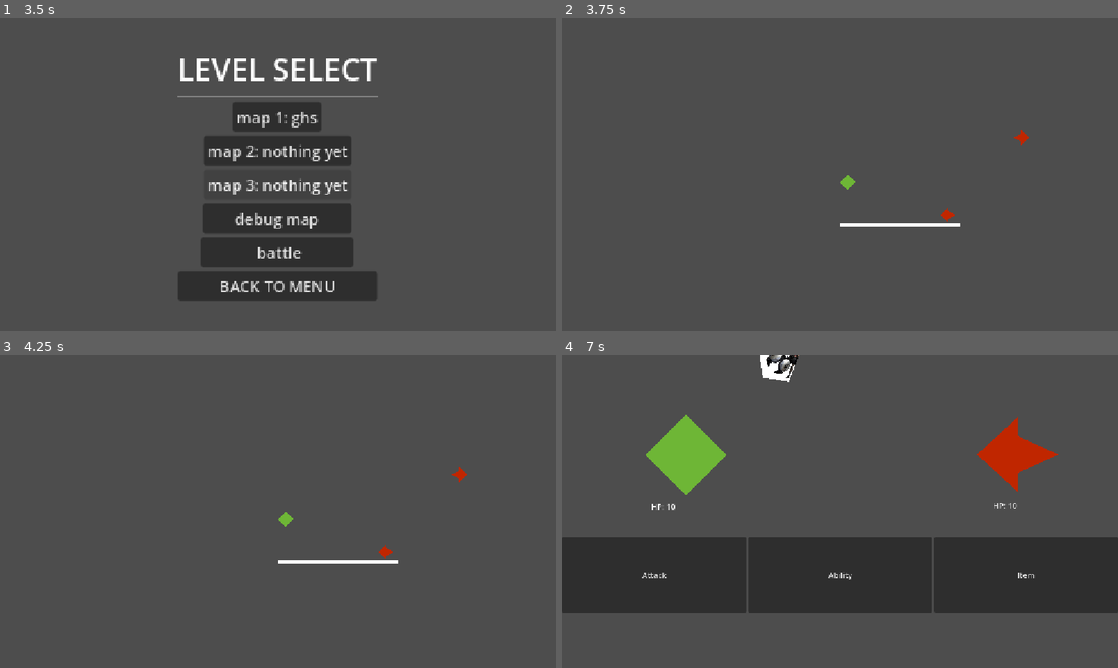
Above: before the commit, frames 1-4 (two rows, left to right).
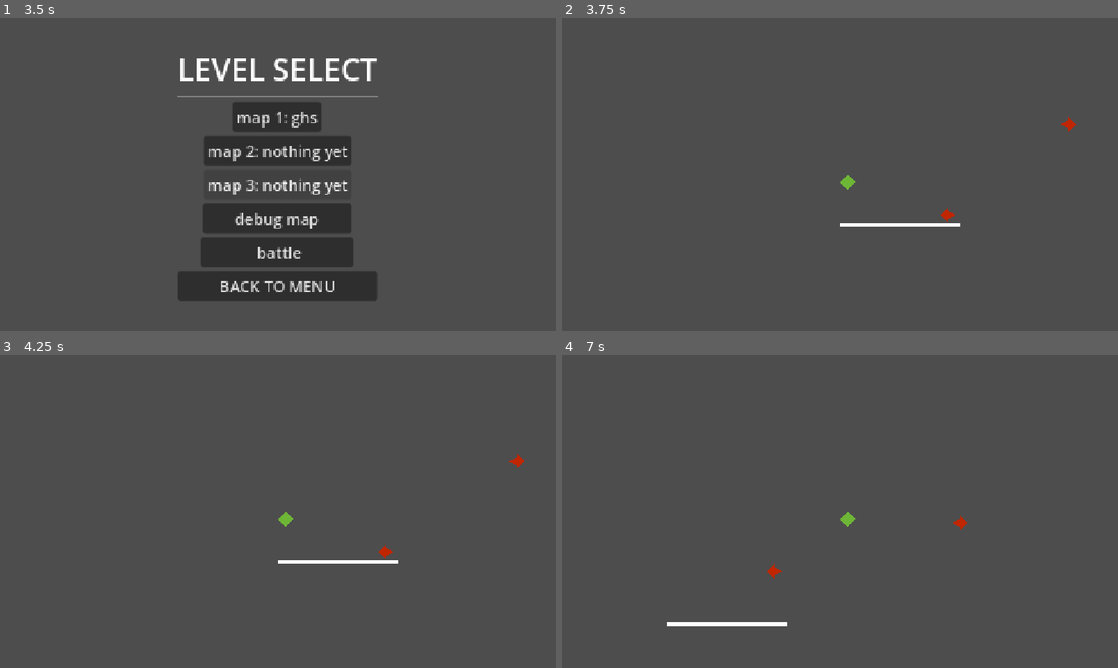
Above: after the commit, the same moments.

Repository: losanders6891/godotStuff
Game: Godot game, scene res://scenes/MainMenu.tscn
The game is run twice, just before and just after one commit, with the same random seed, the same clock (stepped at 60 frames per second) and the same inputs. The engine's default icon, where the game draws it, is replaced by a stand-in: a white triangle on a blue panel in a dark square.
Inputs:
- Up to frame 1 (3.5 s): click "LEVEL SELECT" at 0.5 s; click "map 1: ghs" at 1.25 s; click "map 2: nothing yet" at 2 s; click "map 3: nothing yet" at 2.75 s
- Up to frame 2 (3.75 s): click "debug map" at 3.5 s
- Up to frame 3 (4.25 s): no input
- Up to frame 4 (7 s): tap Enter at 4.25 s; hold D (right) 4.28-5.03 s; hold S (backward) 5.03-5.78 s; hold D (right) 5.78-6.53 s; hold W (forward) from 6.53 s (still down)

Frame 1 is identical in both runs. In frame 2, 0.1% of the frame differs, in the area x 81-93%, y 31-41%; in frame 3, 0.1%; in frame 4, 28%, in the area x 0-100%, y 0-87%.

Commit message:
FINISHED BASIC ENEMY MOVEMENT

Diff:
--- /dev/null
+++ b/worse-hell/scenes/enemies/true_enemy_T2.gd
@@ -0,0 +1,15 @@
+extends CharacterBody2D
+
+#@onready var path_follow : PathFollow2D = $Node2D/Path2D/PathFollow2D
+
+@export_category("battle stats")
+@export var health:int = 10
+@export var damage:int = 1
+var speed:int = 5
+var direction:int = 1
+
+@export var battle_Scene:PackedScene
+
+func _process(delta: float) -> void:
+
+	get_parent().progress += speed * delta
--- a/worse-hell/scenes/levels/testLevel.tscn
+++ b/worse-hell/scenes/levels/testLevel.tscn
@@ -7,6 +7,7 @@
 [ext_resource type="Texture2D" uid="uid://dag4dssygat8n" path="res://sprites/the heavy.jpeg" id="5_xc5bg"]
 [ext_resource type="Texture2D" uid="uid://8nww4rliroie" path="res://sprites/misc/icon.svg" id="6_3fwgh"]
 [ext_resource type="Texture2D" uid="uid://baqlkmoirfym4" path="res://sprites/misc/Digital_Reproduction_of_the_Know-Nothing_Party_Flag.png" id="7_4a472"]
+[ext_resource type="Script" uid="uid://c1cb65od7n20v" path="res://scenes/enemies/true_enemy_T2.gd" id="8_ipuiq"]
 
 [sub_resource type="RectangleShape2D" id="RectangleShape2D_g1tb1"]
 size = Vector2(62, 2)
@@ -2461,11 +2462,11 @@
 sources/2 = SubResource("TileSetAtlasSource_7r5sg")
 sources/3 = SubResource("TileSetAtlasSource_m5hap")
 
-[sub_resource type="Curve2D" id="Curve2D_nyx1m"]
+[sub_resource type="Curve2D" id="Curve2D_snsj5"]
 _data = {
-"points": PackedVector2Array(0, 0, 0, 0, 142, -48, 0, 0, 0, 0, 51, -48)
+"points": PackedVector2Array(0, 0, 0, 0, -6.5, -10.5, 0, 0, 0, 0, -24.500004, -10.499997, 0, 0, 0, 0, -24.500004, -21.999996, 0, 0, 0, 0, -6.500004, -21.999998, 0, 0, 0, 0, -6.500004, -10.499999)
 }
-point_count = 2
+point_count = 5
 
 [node name="level_1" type="Node2D" unique_id=1222247484]
 
@@ -2506,31 +2507,38 @@
 tile_map_data = PackedByteArray("AACo//r/AwAAAAAAAACo//v/AwAAAAEAAACo//z/AwAAAAIAAACo//3/AwAAAAMAAACo//7/AwAAAAQAAACo// …(49840 unchanged characters)…
 tile_set = SubResource("TileSet_kpaqk")
 
-[node name="first_Path_T1" type="Path2D" parent="." unique_id=721608423]
-curve = SubResource("Curve2D_nyx1m")
-
-[node name="first_PathFollow_T1" type="PathFollow2D" parent="first_Path_T1" unique_id=266854629]
-position = Vector2(142, -48)
-
-[node name="true_enemyT2" parent="." unique_id=298511648 instance=ExtResource("2_ekkjd")]
-position = Vector2(98, -14)
-rotation = 3.1415927
+[node name="PathEnemyType1" type="Node2D" parent="." unique_id=696149386]
+position = Vector2(117, -25)
+rotation = -3.1415925
 scale = Vector2(2, 2)
-battle_Scene = ExtResource("3_6l2lt")
-
-[node name="detect_area" type="Area2D" parent="true_enemyT2" unique_id=340268476]
-
-[node name="detection_zone" type="CollisionShape2D" parent="true_enemyT2/detect_area" unique_id=1568957808]
-position = Vector2(2, 1.9999962)
+
+[node name="PET1path2D" type="Path2D" parent="PathEnemyType1" unique_id=960576968]
+position = Vector2(6.5, 10.499998)
+curve = SubResource("Curve2D_snsj5")
+
+[node name="PET1pathfollow2D" type="PathFollow2D" parent="PathEnemyType1/PET1path2D" unique_id=1129113935]
+position = Vector2(-6.5, -10.5)
+rotation = 3.1415925
+
+[node name="true_enemyT2" parent="PathEnemyType1/PET1path2D/PET1pathfollow2D" unique_id=298511648 instance=ExtResource("2_ekkjd")]
+position = Vector2(2, 1.999999)
+rotation = -3.1415925
+script = ExtResource("8_ipuiq")
+
+[node name="detect_area" type="Area2D" parent="PathEnemyType1/PET1path2D/PET1pathfollow2D/true_enemyT2" unique_id=340268476]
+position = Vector2(6.5000005, 5.4999995)
+
+[node name="detection_zone" type="CollisionShape2D" parent="PathEnemyType1/PET1path2D/PET1pathfollow2D/true_enemyT2/detect_area" unique_id=1568957808]
+position = Vector2(-4.500001, -3.499999)
 shape = SubResource("CircleShape2D_0i1x4")
 
-[node name="inner_body_T1" type="CollisionShape2D" parent="true_enemyT2" unique_id=1651326784]
-position = Vector2(2, 1.9999962)
+[node name="inner_body" type="CollisionShape2D" parent="PathEnemyType1/PET1path2D/PET1pathfollow2D/true_enemyT2" unique_id=1651326784]
+position = Vector2(2, 2)
 shape = SubResource("CircleShape2D_au18s")
 
 [connection signal="body_entered" from="true_enemyT1/detect_area" to="player" method="_on_detect_area_body_entered"]
 [connection signal="body_entered" from="true_enemyT1/detect_area" to="true_enemyT1" method="_on_detect_area_body_entered"]
 [connection signal="body_exited" from="true_enemyT1/detect_area" to="true_enemyT1" method="_on_detect_area_body_exited"]
-[connection signal="body_entered" from="true_enemyT2/detect_area" to="player" method="_on_detect_area_body_entered"]
-[connection signal="body_entered" from="true_enemyT2/detect_area" to="true_enemyT2" method="_on_detect_area_body_entered"]
-[connection signal="body_exited" from="true_enemyT2/detect_area" to="true_enemyT2" method="_on_detect_area_body_exited"]
+[connection signal="body_entered" from="PathEnemyType1/PET1path2D/PET1pathfollow2D/true_enemyT2/detect_area" to="player" method="_on_detect_area_body_entered"]
+[connection signal="body_entered" from="PathEnemyType1/PET1path2D/PET1pathfollow2D/true_enemyT2/detect_area" to="PathEnemyType1/PET1path2D/PET1pathfollow2D/true_enemyT2" method="_on_detect_area_body_entered"]
+[connection signal="body_exited" from="PathEnemyType1/PET1path2D/PET1pathfollow2D/true_enemyT2/detect_area" to="PathEnemyType1/PET1path2D/PET1pathfollow2D/true_enemyT2" method="_on_detect_area_body_exited"]
--- a/worse-hell/scripts/enemy_scripts/true_enemy_T1.gd
+++ b/worse-hell/scripts/enemy_scripts/true_enemy_T1.gd
@@ -7,9 +7,6 @@
 var direction:int = 1
 var seePlayer:bool = false
 var player = null
-
-#@export var pathIsHereT1
-@onready var pathFollowT1
 
 ##if you can't figure out what this is asking for, then just ask me.
 @export var battle_Scene:PackedScene
Not shown, added: worse-hell/scenes/enemies/true_enemy_T2.gd.uid
Not shown, changed: .DS_Store
